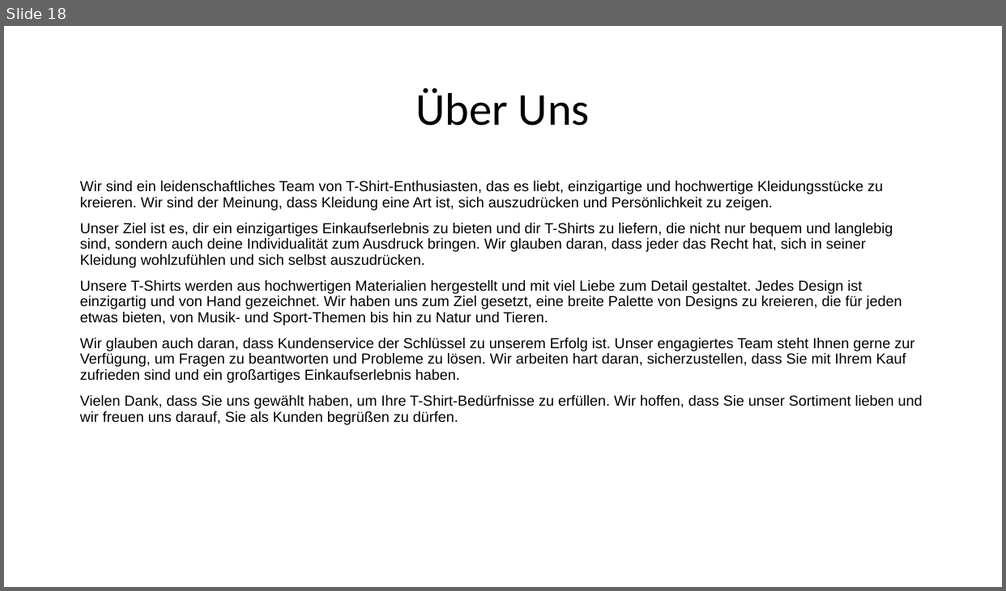
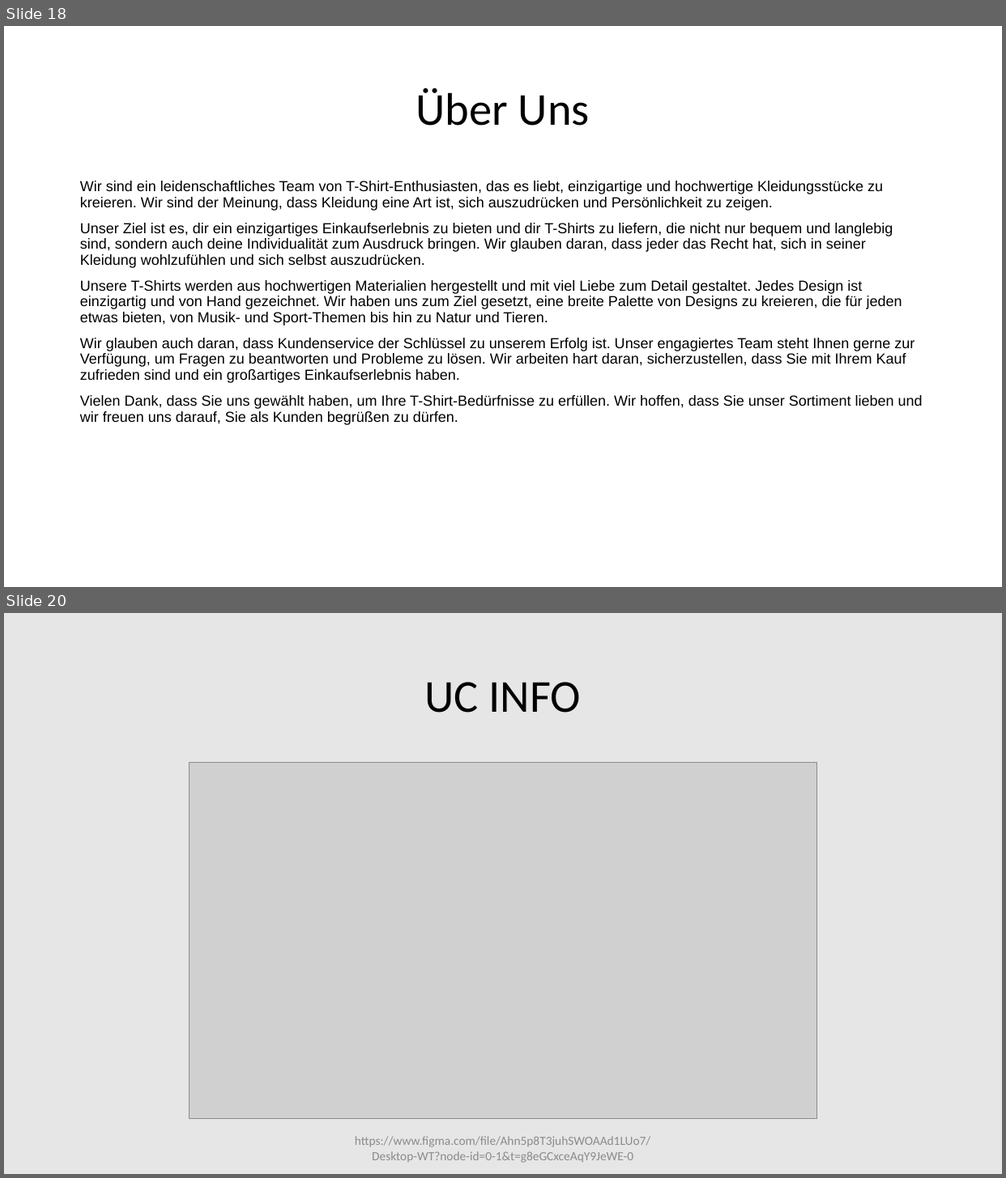
Before and after one commit to Sprayer115/render, a slide deck: Zusatz_Material/Web-Technologie.pptx. Shown one above the other, each under a label of ours: slide 18 before the commit, slides 18 and 20 after it; the slides between them are not shown. The pictures are 1006x591 and 1006x1178 pixels, drawn with LibreOffice and Linux fonts; fonts in the diff are those of the drawing; grey boxes stand for pictures. Boxes give left, top, right and bottom in pixels: in the first picture for what was removed or moved away, otherwise in the second. Text is boxed around its words. In the diff, an @@ line names an element or a change of style, - is before the commit and + after.

```diff
--- a/Zusatz_Material/Web-Technologie.pptx
+++ b/Zusatz_Material/Web-Technologie.pptx
@@ slide 20 added at (4,613,1002,1174), background #E7E6E6 @@
@@ title added at (425,682,581,713), 44 pt, text #000000 @@
+UC INFO
@@ picture added at (189,763,817,1119) @@
@@ text added at (355,1136,650,1163), 12 pt, text #8C8C8C @@
+https://www.figma.com/file/Ahn5p8T3juhSWOAAd1LUo7/Desktop-WT?node-id=0-1&t=g8eGCxceAqY9JeWE-0
```
Also in this commit, not shown: 3 other slides added, 2 slides removed, 27 other files.
